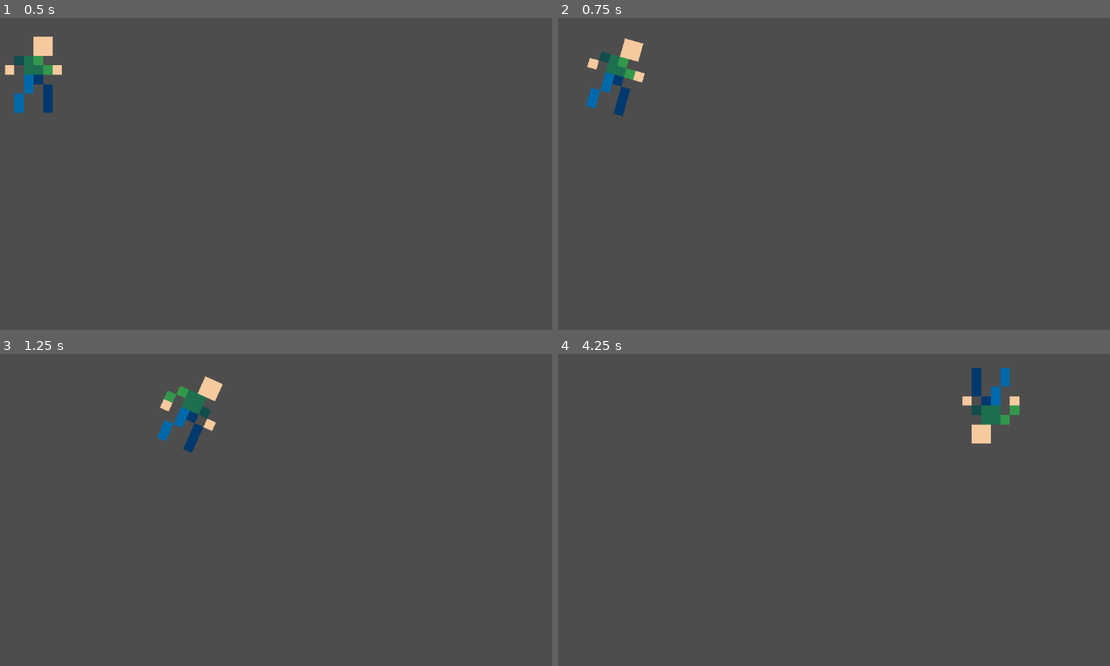
Above: before the commit, frames 1-4 (two rows, left to right).
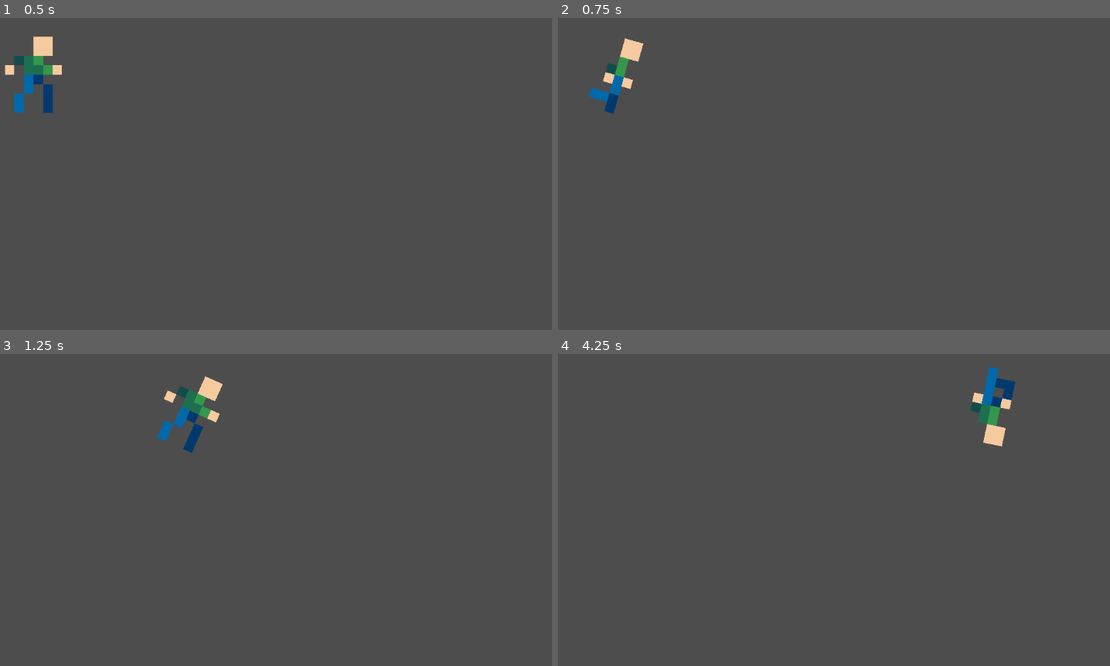
Above: after the commit, the same moments.

Repository: saturnrobot/EMRG
Game: Godot game, scene res://main.tscn
Two runs of this game, one before a commit and one after it. Both use one fixed random seed, a clock stepped at 60 frames per second and the inputs below.
Inputs (mouse positions are in pixels of both pictures, inside the frame that each line leads up to):
- Up to frame 1 (0.5 s): no input
- Up to frame 2 (0.75 s): move the mouse to (938, 139) at 0.52 s; hold D (move_right) from 0.53 s (still down); hold Right mouse button (aim) from 0.53 s (still down)
- Up to frame 3 (1.25 s): keep holding D (move_right); keep holding Right mouse button (aim)
- Up to frame 4 (4.25 s): move the mouse to (679, 510) at 1.27 s; release D (move_right) at 1.28 s; release Right mouse button (aim) at 1.28 s; hold S (move_down) 1.28-2.03 s; tap F (grab) at 1.35, 3.6 s; move the mouse to (861, 416) at 2.02 s; hold D (move_right) 2.03-2.78 s; tap E (interact) at 2.1 s; move the mouse to (767, 563) at 2.77 s; hold W (move_up) 2.78-3.53 s; right-click (767, 563) at 2.85 s; move the mouse to (988, 544) at 3.52 s; hold A (move_left) from 3.53 s (still down)

Frame 1 is identical in both runs. In frame 2, 1.0% of the frame differs, in the area x 5-16%, y 10-32%; in frame 3, 0.4%; in frame 4, 1.5%, in the area x 73-84%, y 4-30%.

Commit message:
removed sprite rotation and proper walking animation

Diff:
--- a/player.tscn
+++ b/player.tscn
@@ -18,6 +18,18 @@
 "transitions": PackedFloat32Array(1),
 "update": 1,
 "values": [0]
+}
+tracks/1/type = "value"
+tracks/1/imported = false
+tracks/1/enabled = true
+tracks/1/path = NodePath("PlayerSprite:flip_h")
+tracks/1/interp = 1
+tracks/1/loop_wrap = true
+tracks/1/keys = {
+"times": PackedFloat32Array(0),
+"transitions": PackedFloat32Array(1),
+"update": 1,
+"values": [false]
 }
 
 [sub_resource type="Animation" id="Animation_0kyi7"]
@@ -68,6 +80,18 @@
 "update": 1,
 "values": [2, 3, 4, 5, 6, 7]
 }
+tracks/1/type = "value"
+tracks/1/imported = false
+tracks/1/enabled = true
+tracks/1/path = NodePath("PlayerSprite:flip_h")
+tracks/1/interp = 1
+tracks/1/loop_wrap = true
+tracks/1/keys = {
+"times": PackedFloat32Array(),
+"transitions": PackedFloat32Array(),
+"update": 1,
+"values": []
+}
 
 [sub_resource type="AnimationLibrary" id="AnimationLibrary_t7wgy"]
 _data = {
--- a/scripts/player.gd
+++ b/scripts/player.gd
@@ -35,6 +35,11 @@
 	input_vector = input_vector.normalized()
 
 	if input_vector != Vector2.ZERO:
+		if(input_vector.x > 0):
+			$PlayerSprite.flip_h = false
+		else:
+			$PlayerSprite.flip_h = true
+		$PlayerAnimation.play("walk-right")
 		current_velocity += input_vector * acceleration * delta
 		current_velocity = current_velocity.limit_length(max_speed)
 	else:
@@ -42,14 +47,15 @@
 			current_velocity -= current_velocity.normalized() * friction * delta
 		else:
 			current_velocity = Vector2.ZERO
+			$PlayerAnimation.play("idle")
 
 	velocity = current_velocity
 	move_and_slide()
 
 	if input_vector != Vector2.ZERO:
 		var target_rotation = input_vector.angle()
-		sprite.rotation = lerp_angle(sprite.rotation, target_rotation, rotation_speed * delta)
-
+		#sprite.rotation = lerp_angle(sprite.rotation, target_rotation, rotation_speed * delta)
+	#Handle animation changes
 func handle_interaction() -> void:
 	if Input.is_action_just_pressed("interact"):
 		var collider = interaction_ray.get_collider()
